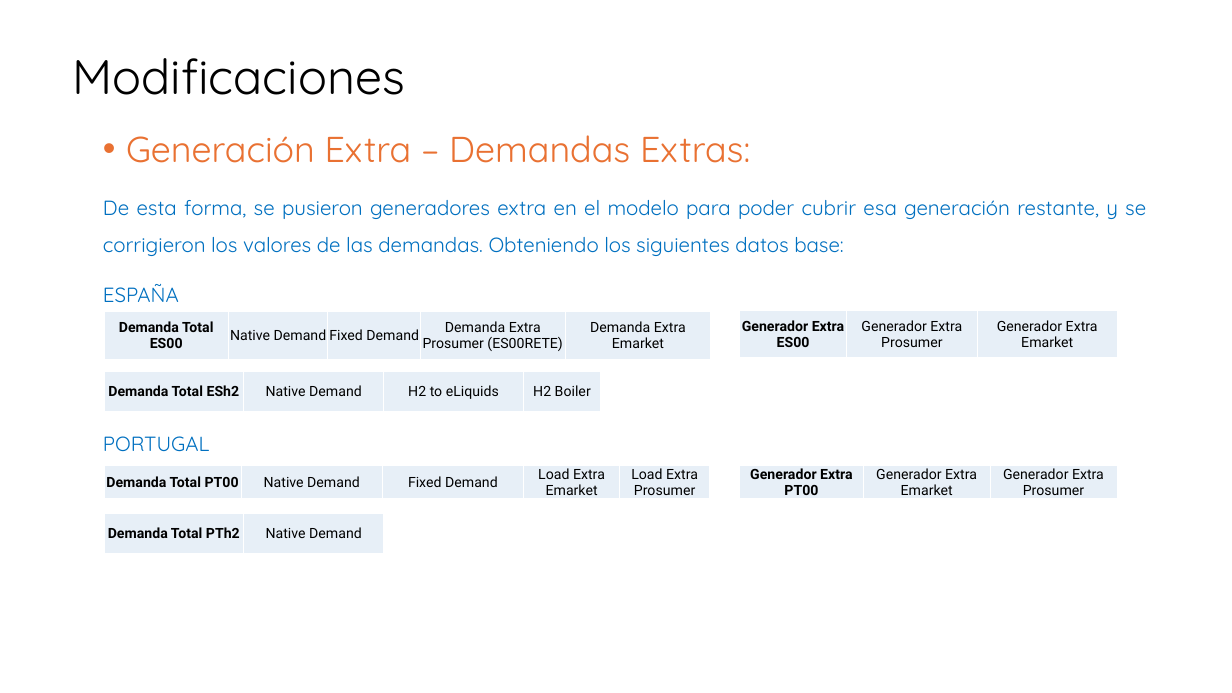
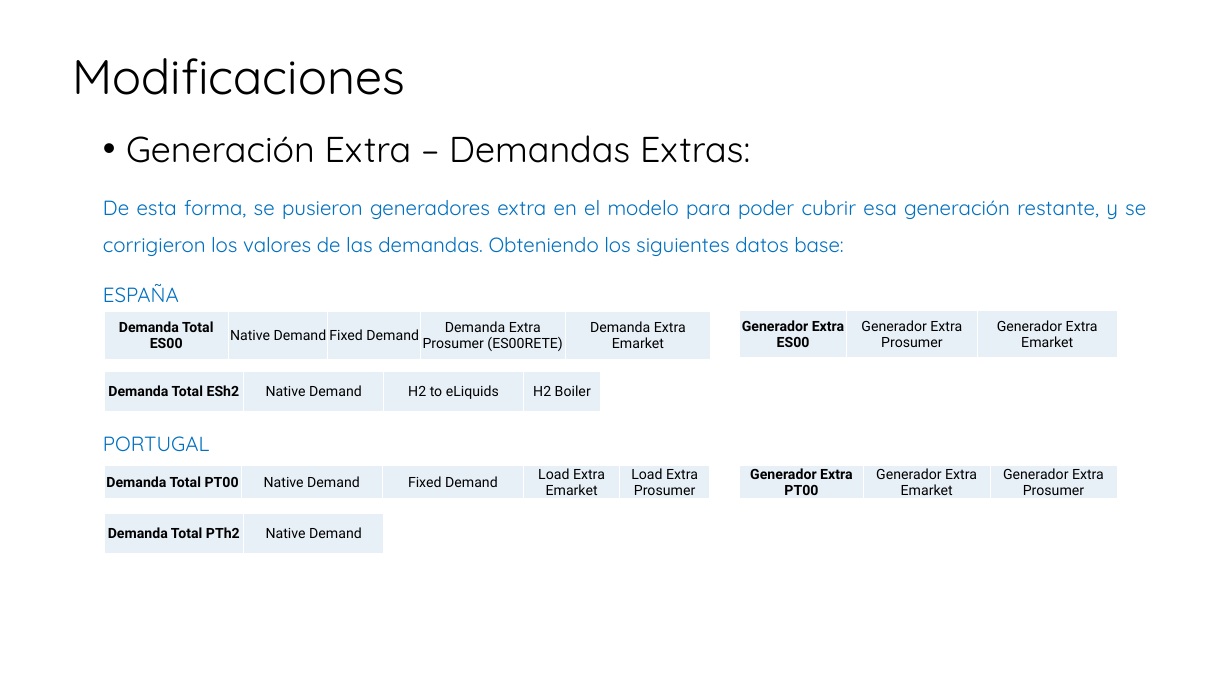
Before and after one commit to anabatres28-png/Dispatching-Project-in-PypSA, a slide deck: slide 4 of hojas_de_datos/presentación.pptx (slide 3 before the commit). Drawn at 1232x693 pixels with LibreOffice and Linux fonts; fonts in the diff are those of the drawing. Boxes give left, top, right and bottom in pixels: in the first picture for what was removed or moved away, otherwise in the second. Text is boxed around its words. In the diff, an @@ line names an element or a change of style, - is before the commit and + after.

```diff
--- a/hojas_de_datos/presentación.pptx
+++ b/hojas_de_datos/presentación.pptx
@@ text at (x1=126, y1=135, x2=750, y2=163): text colour #E97132 to #000000 in "Generación Extra – Demandas Extras:" @@
```
Also in this commit, not shown: 3 other slides changed, 1 slide added, 5 other files.
